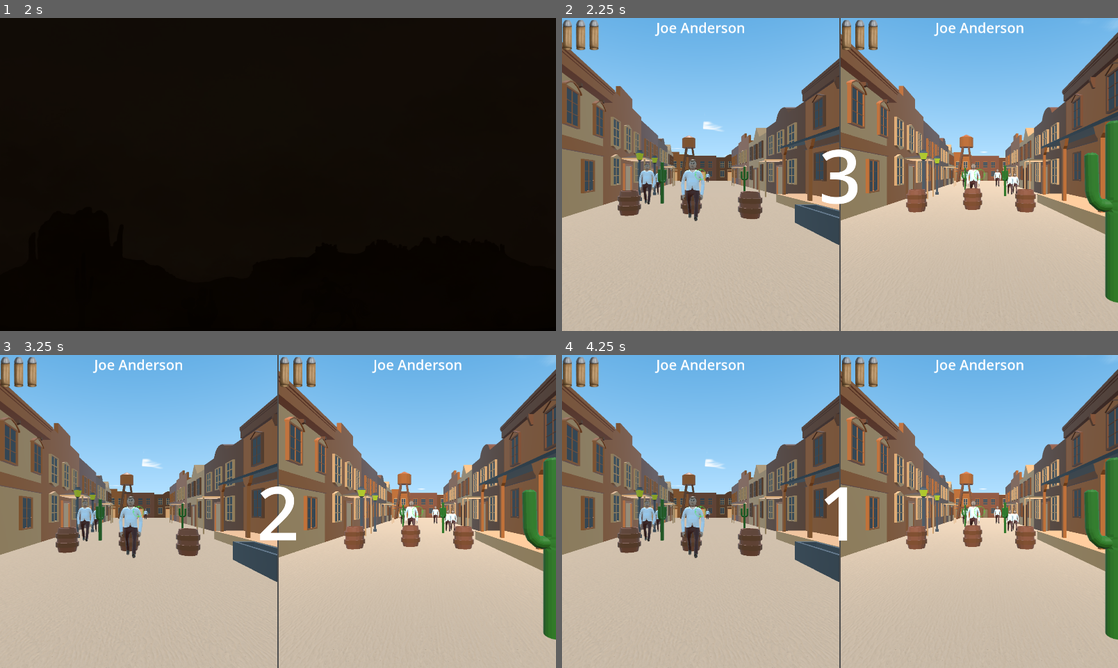
Above: before the commit, frames 1-4 (two rows, left to right).
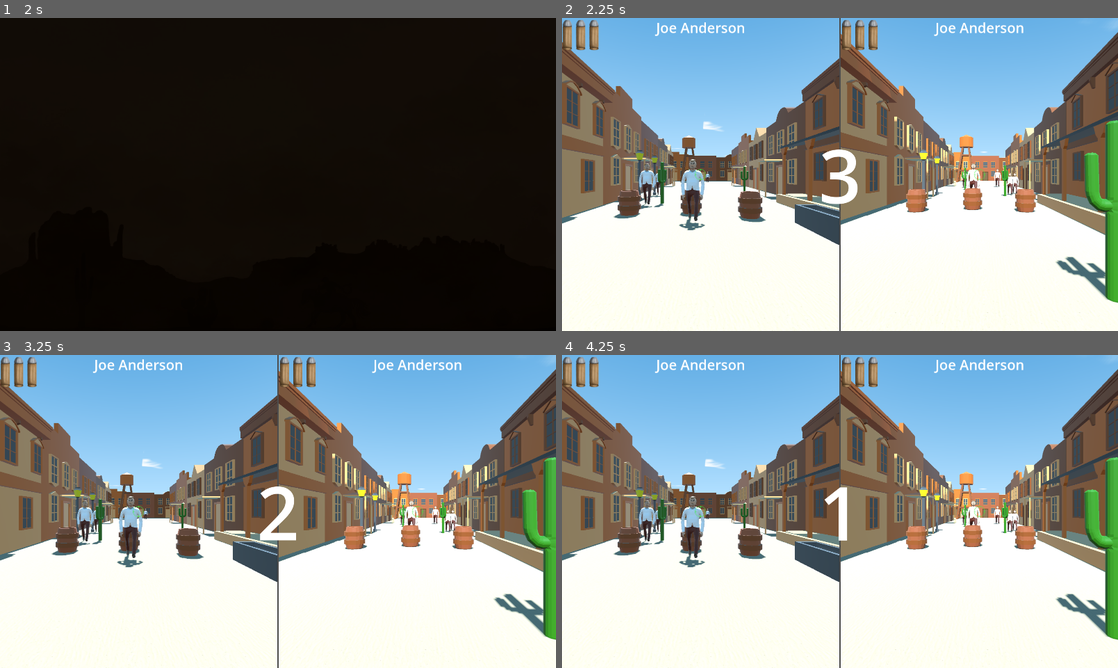
Above: after the commit, the same moments.

Repository: Gr0minet/game-jam-joe-or-joe
Game: Godot game, scene res://menu/main_menu.tscn
Same seed, same stepped clock (60 frames per second), same inputs: the game is played once before the commit and once after it. Sound files missing from this copy of the repository are replaced by a short silence.
Inputs (mouse positions are in pixels of both pictures, inside the frame that each line leads up to):
- Up to frame 1 (2 s): click (200, 80) at 0.5 s; click (200, 80) at 1.25 s
- Up to frame 2 (2.25 s): tap Enter (ui_accept) at 2 s; move the mouse to (867, 174) at 2.02 s; hold W (forward) from 2.03 s (still down); hold Right mouse button (degaine) from 2.03 s (still down)
- Up to frame 3 (3.25 s): keep holding W (forward); tap Enter (ui_accept) at 2.27, 2.75, 3.02 s; move the mouse to (250, 511) at 2.77 s; release Right mouse button (degaine) at 2.78 s; click (250, 511) at 2.85 s
- Up to frame 4 (4.25 s): keep holding W (forward); tap Enter (ui_accept) at 3.5 s; move the mouse to (851, 505) at 3.52 s; tap 1 at 3.6 s

Frame 1 is identical in both runs. In frame 2, 45% of the frame differs, in the area x 0-100%, y 5-100%; in frame 3, 45%; in frame 4, 45%.

Commit message:
final commit ?

Diff:
--- a/game.tscn
+++ b/game.tscn
@@ -211,6 +211,7 @@
 
 [node name="DirectionalLight3D" type="DirectionalLight3D" parent="."]
 transform = Transform3D(-4.37114e-08, 0.866025, -0.5, 0, 0.5, 0.866025, 1, 3.78552e-08, -2.18557e-08, 8.5, 10, 2)
+shadow_enabled = true
 
 [node name="WorldEnvironment" type="WorldEnvironment" parent="."]
 environment = SubResource("Environment_lfnns")
@@ -535,7 +536,6 @@
 
 [node name="VoxelGI" type="VoxelGI" parent="."]
 transform = Transform3D(1, 0, 0, 0, 1, 0, 0, 0, 1, 0, 4.25, 0)
-visible = false
 size = Vector3(119.649, 11.5, 118.403)
 data = ExtResource("23_icd5q")
 
--- a/project.godot
+++ b/project.godot
@@ -26,8 +26,7 @@
 
 window/size/viewport_width=1920
 window/size/viewport_height=1080
-window/size/window_width_override=800
-window/size/window_height_override=450
+window/size/mode=3
 window/stretch/mode="viewport"
 
 [editor_plugins]
